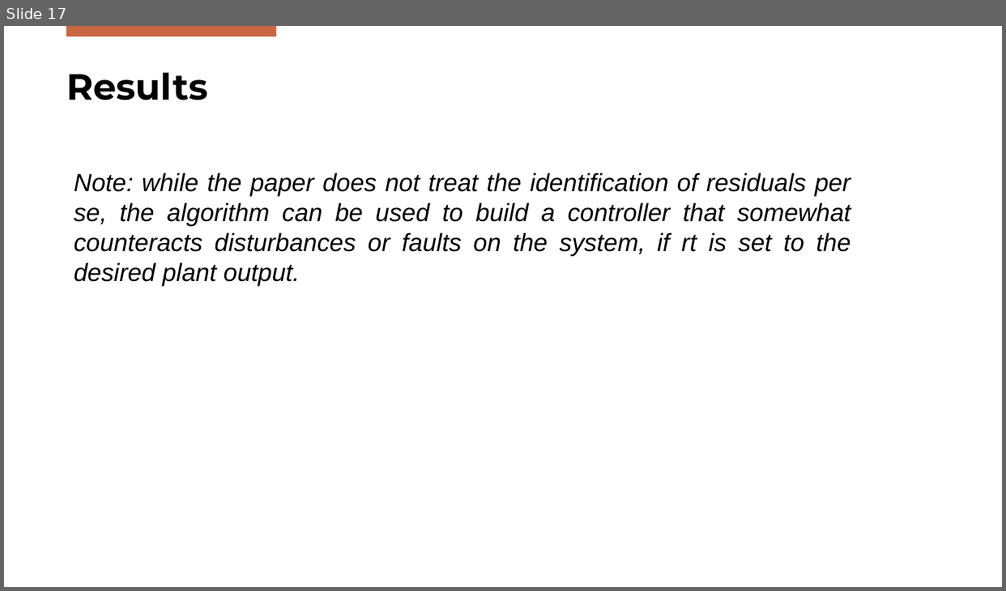
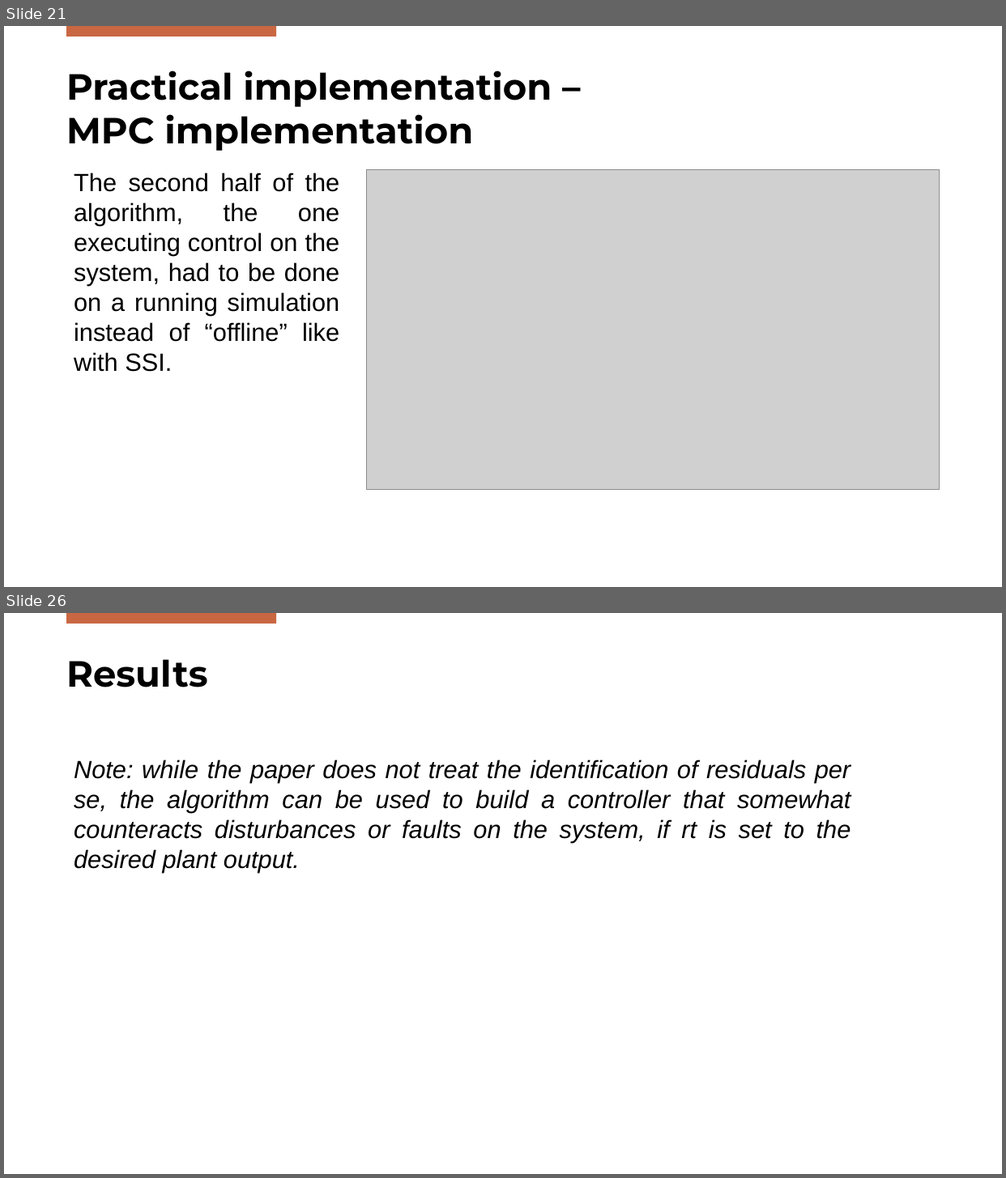
Before and after one commit to Gabriele-Mazzoleni/Progetto_ALES_aa_2025_2026, a slide deck: SPC_Presentation.pptx. Shown one above the other, each under a label of ours: slide 17 before the commit, slides 21 and 26 after it; the slides between them are not shown. The pictures are 1006x591 and 1006x1178 pixels, drawn with LibreOffice and Linux fonts; fonts in the diff are those of the drawing; grey boxes stand for pictures; background and template pictures are left out. Boxes give left, top, right and bottom in pixels: in the first picture for what was removed or moved away, otherwise in the second. Text is boxed around its words. In the diff, an @@ line names an element or a change of style, - is before the commit and + after.

```diff
--- a/SPC_Presentation.pptx
+++ b/SPC_Presentation.pptx
@@ slide 21 added at bbox=[4, 26, 1002, 587], background #FFFFFF; not listed: 1 template element that a slide beside it also shows @@
@@ title added at bbox=[66, 71, 552, 151], 35 pt, text #000000, bold @@
+Practical implementation –
+MPC implementation
@@ picture added at bbox=[366, 169, 940, 490] @@
@@ text added at bbox=[74, 173, 340, 372], 24 pt, text #000000 @@
+The second half of the algorithm, the one executing control on the system, had to be done on a running simulation instead of “offline” like with SSI.
@@ what was slide 17 is now slide 26 @@
```
Also in this commit, not shown: 9 other slides added, 1 slide removed, 7 other files.
